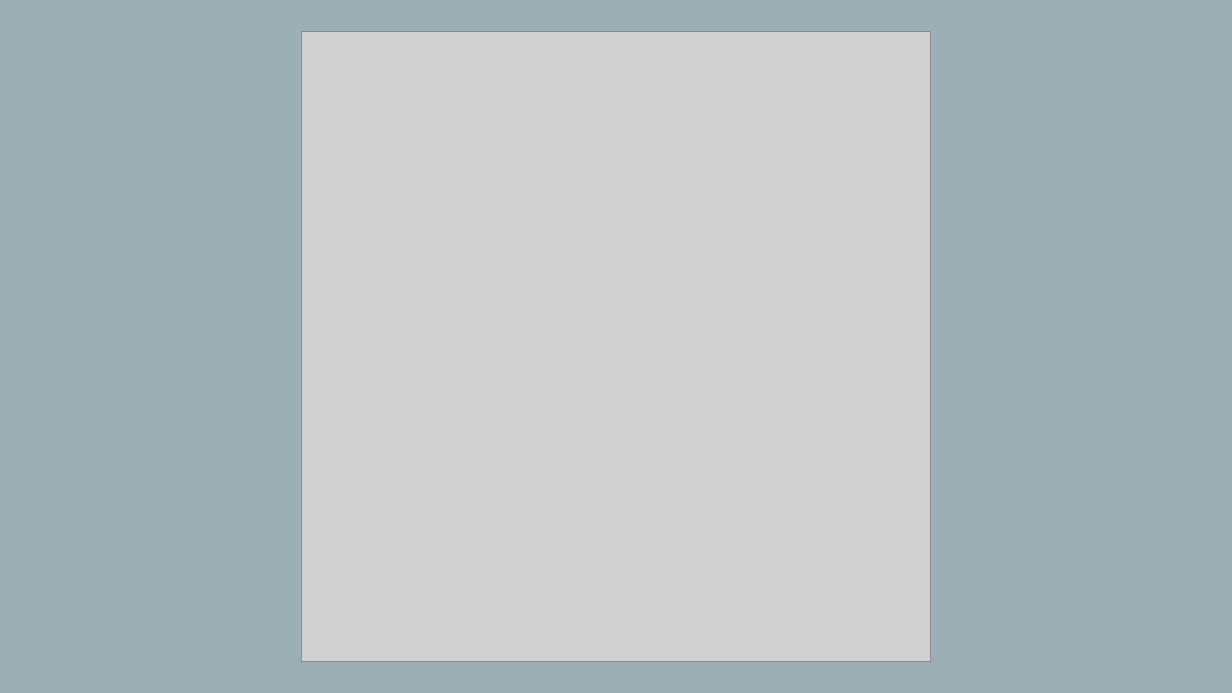
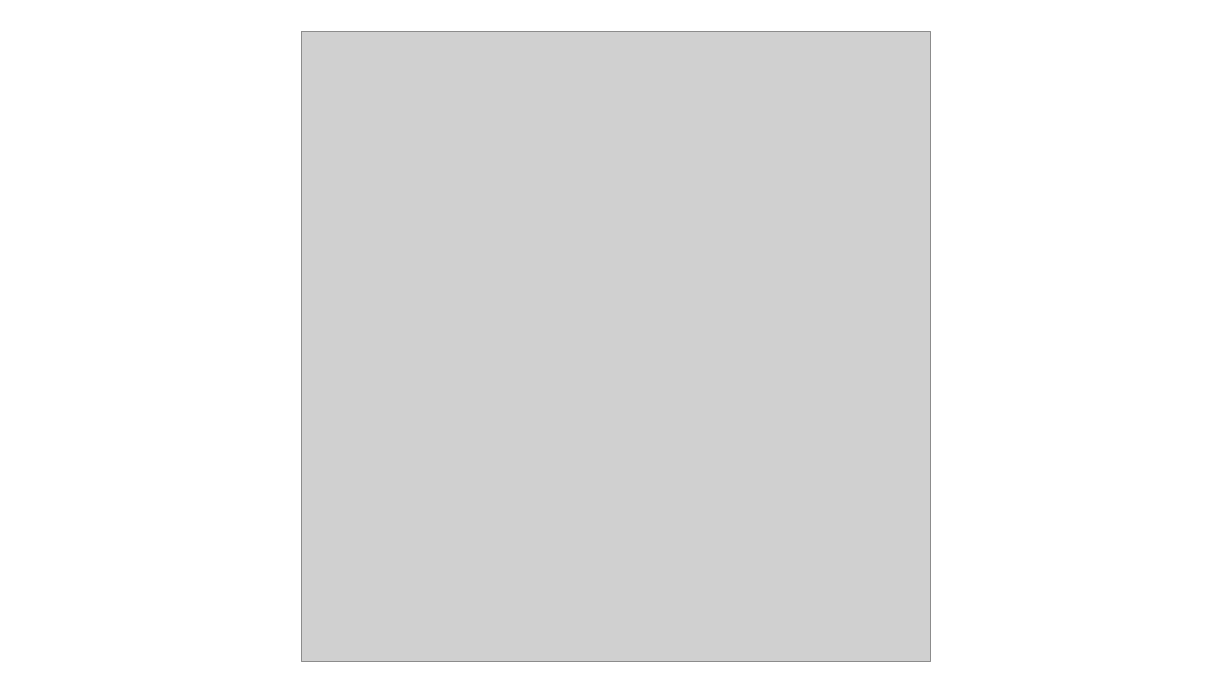
Before and after one commit to 5hyfilm/Sangria, a slide deck: slide 3 of etc/graphic.pptx (slide 2 before the commit). Drawn at 1232x693 pixels with LibreOffice and Linux fonts; fonts in the diff are those of the drawing; grey boxes stand for pictures. Boxes give left, top, right and bottom in pixels: in the first picture for what was removed or moved away, otherwise in the second. Text is boxed around its words. In the diff, an @@ line names an element or a change of style, - is before the commit and + after.

```diff
--- a/etc/graphic.pptx
+++ b/etc/graphic.pptx
@@ background #9BAFB5 to #FFFFFF @@
```
Also in this commit, not shown: 1 other slide changed, 1 slide added, 1 other file.
